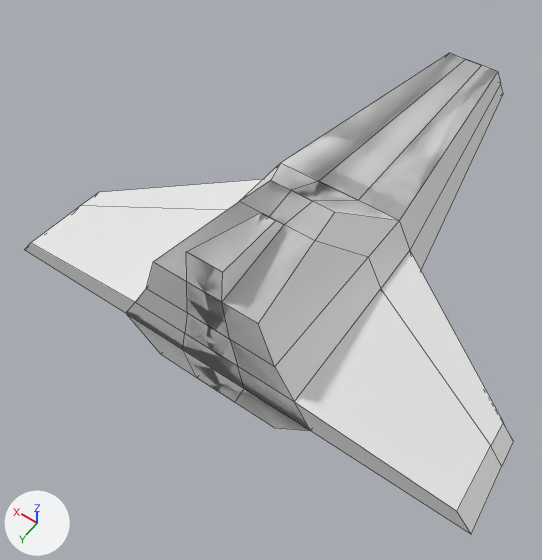
Renders of the FBX model hovership/Assets/Meshes/ship.fbx from each side of a commit.
The view is the same before and after, from a camera (50 mm lens) standing at (-0.485, 0.857, 1.137) and looking at (0.027, 0.14, 0.011). The axes (+X, +Y, +Z) are drawn at lower left. The lights are the same throughout. Mesh edges are drawn as thin lines. Where no turn or scale is listed for an object, it has been applied to the vertices.

Objects in the first picture: 'Ship'.
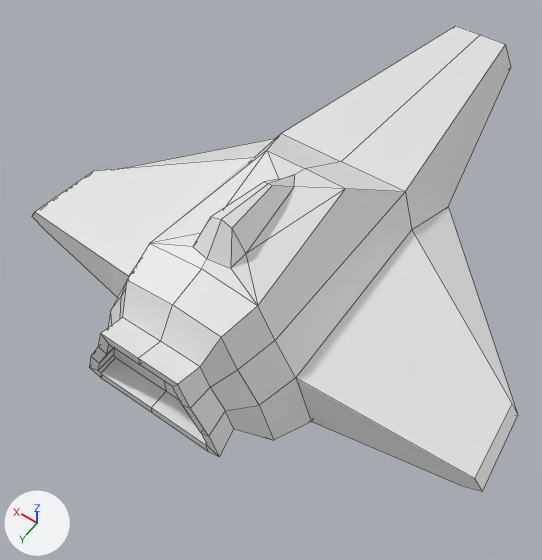
Edits to the bpy script that builds the scene:
```text
Change me_cube_001:
    used by ob_ship; location = (0.0, 0.0, 0.0)
    remove me_cube_001.from_pydata(...)  # 152 vertices, 148 faces; spans x -0.5..0.5, y -0.646..0.354, z -0.074..0.288
    add me_cube_001.from_pydata(...)  # 139 vertices, 134 faces; spans x -0.483..0.483, y -0.646..0.503, z 0.0..0.34
    me_cube_001 part 1: the loose piece of 76 vertices spanning x -0.205..0.5, y -0.646..0.354, z -0.074..0.288 is rebuilt with 139 vertices and now spans x -0.483..0.483, y -0.646..0.503, z 0.0..0.34
    me_cube_001 part 2: the loose piece of 76 vertices spanning x -0.5..0.205, y -0.646..0.354, z -0.074..0.288 is deleted
```

Where the change shows, as pixel boxes [x1, y1, x2, y2] in the pictures (542 x 560 px):
'Ship', reshaped: before [25, 53, 513, 534]; after [32, 26, 518, 491]
part 1 of me_cube_001, rebuilt (23% taller): before [25, 53, 503, 431]; after [32, 26, 518, 491]
part 2 of me_cube_001, deleted: before [126, 53, 513, 534]
